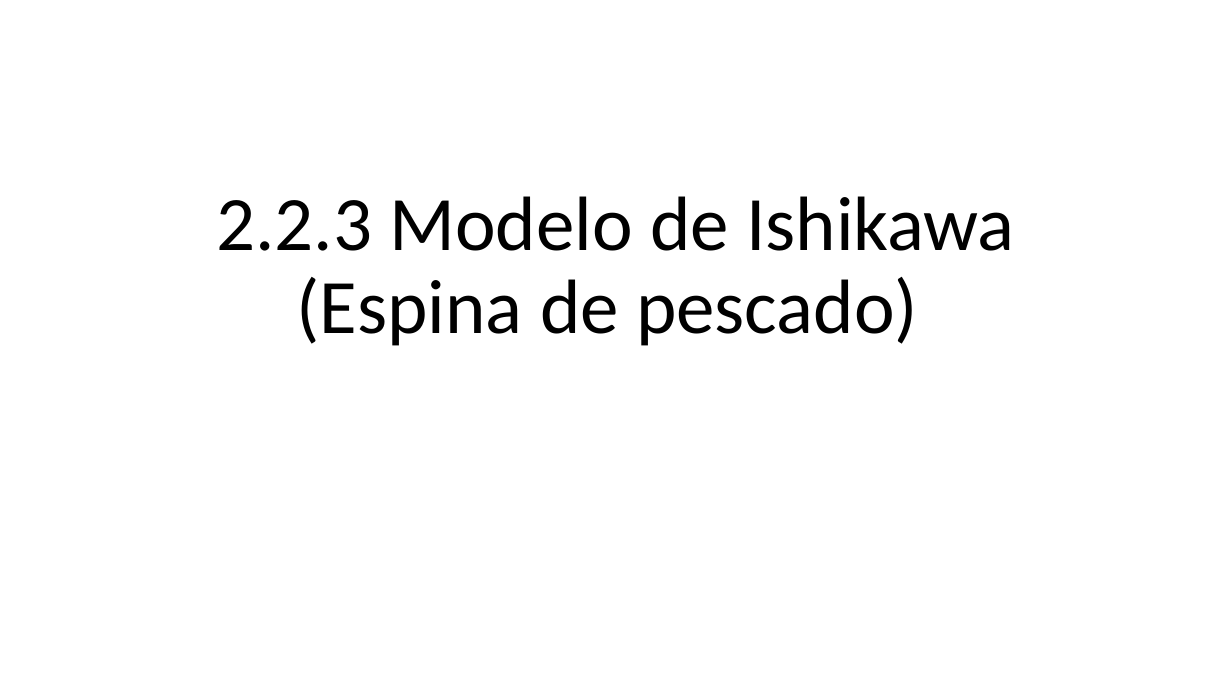
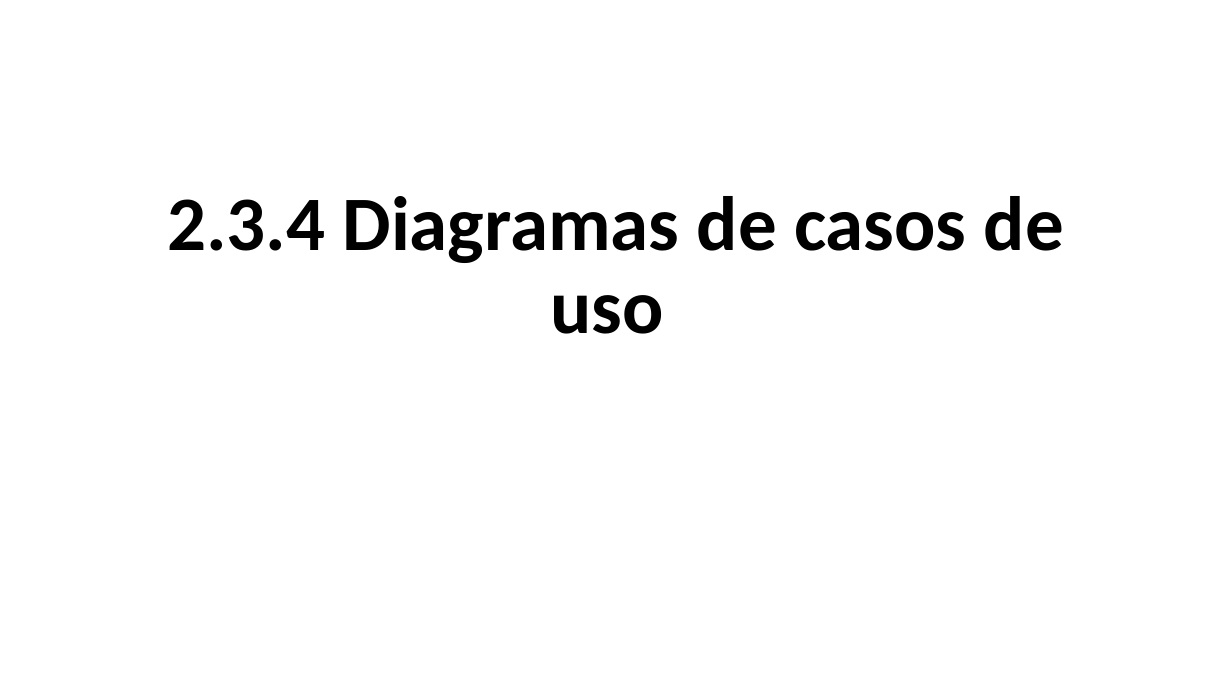
Before and after one commit to gerardoJoseVilledaErazo/Proyecto-de-Analisis-de-Sistemas, a slide deck: slide 6 of GERARDOPRESENTACION.pptx. Drawn at 1232x693 pixels with LibreOffice and Linux fonts; fonts in the diff are those of the drawing. Boxes give left, top, right and bottom in pixels: in the first picture for what was removed or moved away, otherwise in the second. Text is boxed around its words. In the diff, an @@ line names an element or a change of style, - is before the commit and + after.

```diff
--- a/GERARDOPRESENTACION.pptx
+++ b/GERARDOPRESENTACION.pptx
@@ title at (167, 196, 1064, 334): text changed; bold on @@
-2.2.3 Modelo de Ishikawa (Espina de pescado)
+2.3.4 Diagramas de casos de uso
```
Also in this commit, not shown: 3 slides added, 1 slide removed.
